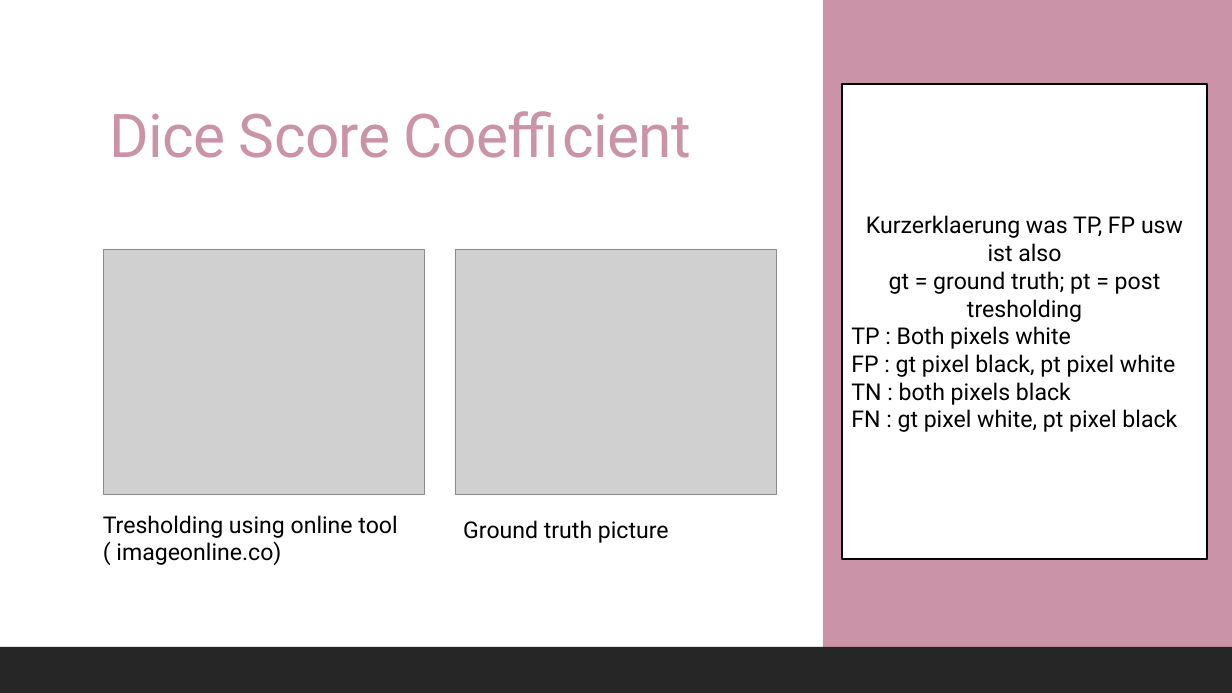
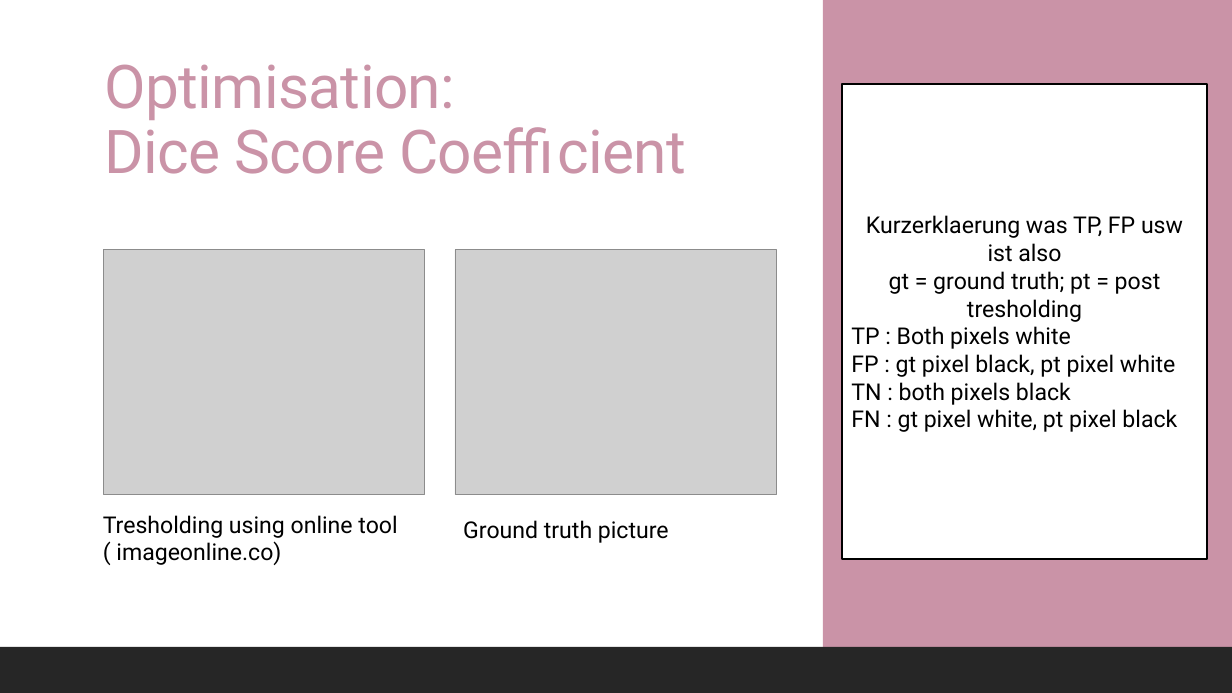
Before and after one commit to datascience-mobi-2022/2022-topic-01-team-04, a slide deck: slide 16 of presentation/layout(2).pptx (slide 17 before the commit). Drawn at 1232x693 pixels with LibreOffice and Linux fonts; fonts in the diff are those of the drawing; grey boxes stand for pictures. Boxes give left, top, right and bottom in pixels: in the first picture for what was removed or moved away, otherwise in the second. Text is boxed around its words. In the diff, an @@ line names an element or a change of style, - is before the commit and + after.

```diff
--- a/presentation/layout(2).pptx
+++ b/presentation/layout(2).pptx
@@ title at [105, 64, 686, 174]: text changed @@
-Dice Score Coefficient
+Optimisation:
+Dice Score Coefficient
```
Also in this commit, not shown: 1 slide added, 1 slide removed.
